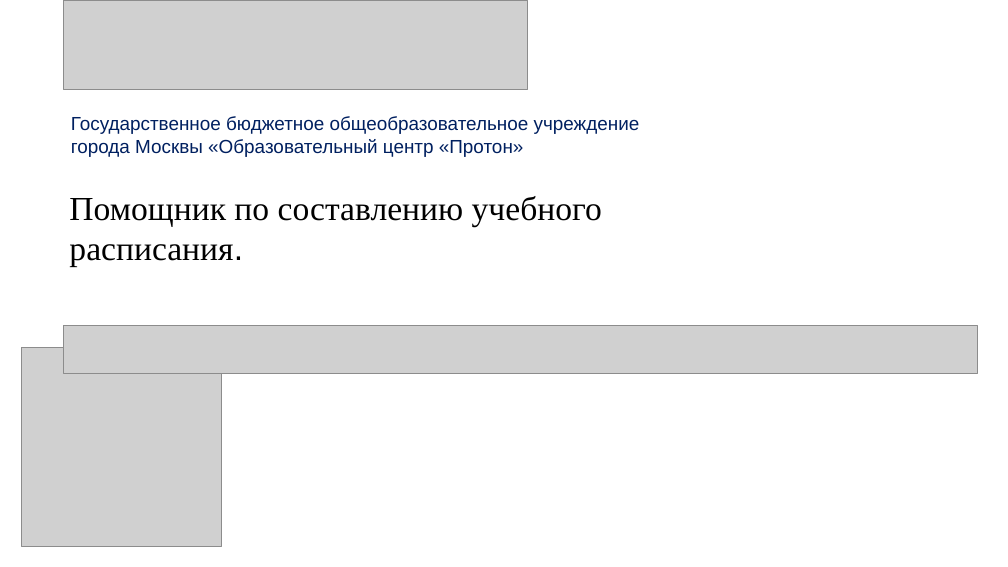
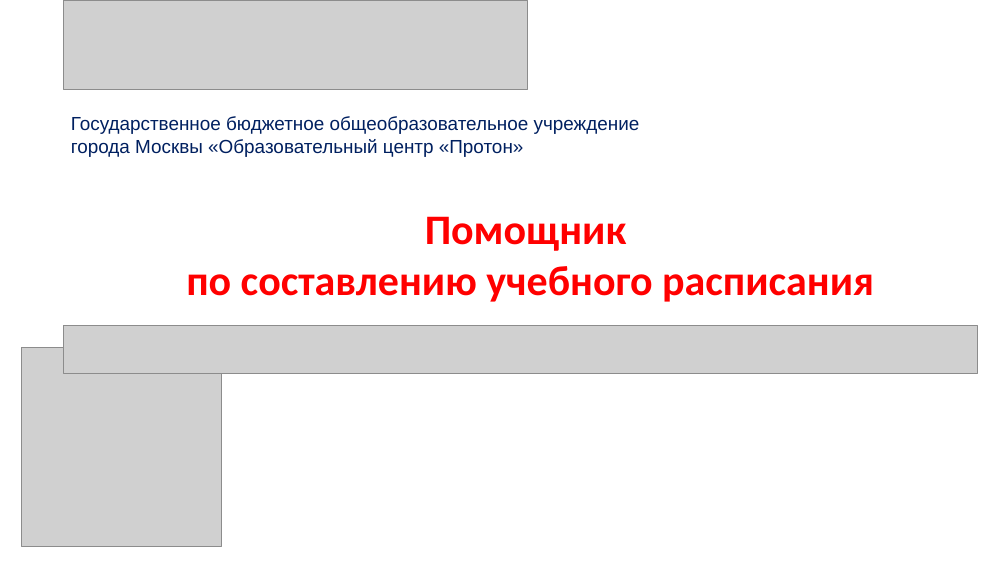
Before and after one commit to saaasssska/helper_by_school, a slide deck: slide 1 of Documentation/project.pptx. Drawn at 1008x567 pixels with LibreOffice and Linux fonts; fonts in the diff are those of the drawing; grey boxes stand for pictures. Boxes give left, top, right and bottom in pixels: in the first picture for what was removed or moved away, otherwise in the second. Text is boxed around its words. In the diff, an @@ line names an element or a change of style, - is before the commit and + after.

```diff
--- a/Documentation/project.pptx
+++ b/Documentation/project.pptx
@@ text at [186, 216, 874, 302]: text changed; size 32 to 40 pt; font Times New Roman to Calibri; text colour #000000 to #FF0000; bold on @@
-Помощник по составлению учебного расписания.
+Помощник
+по составлению учебного расписания
```
Also in this commit, not shown: 10 other slides changed.
